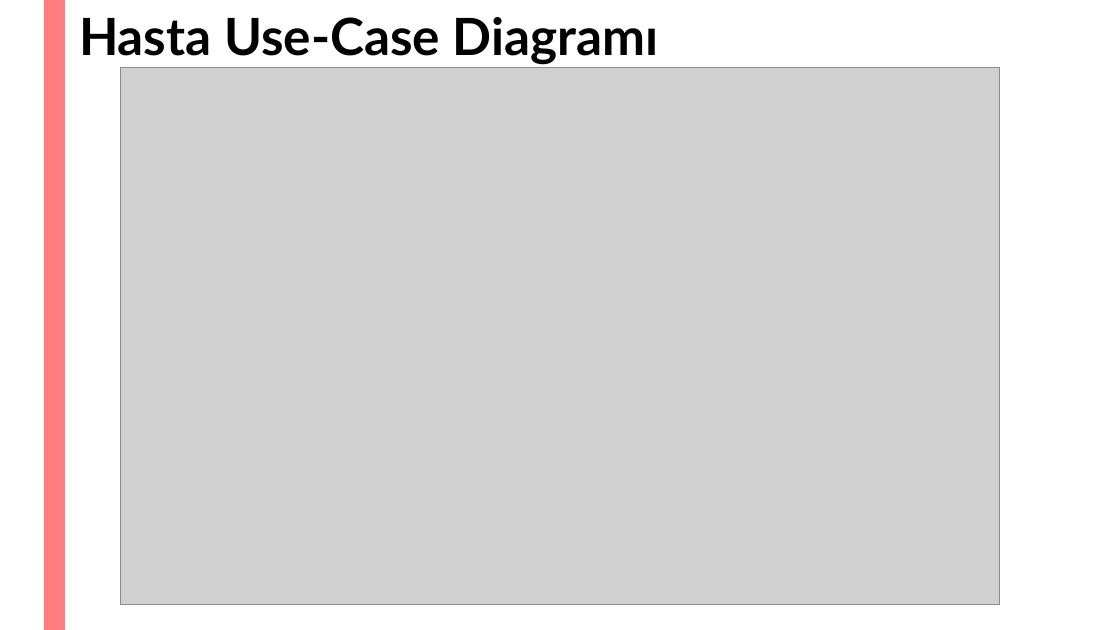
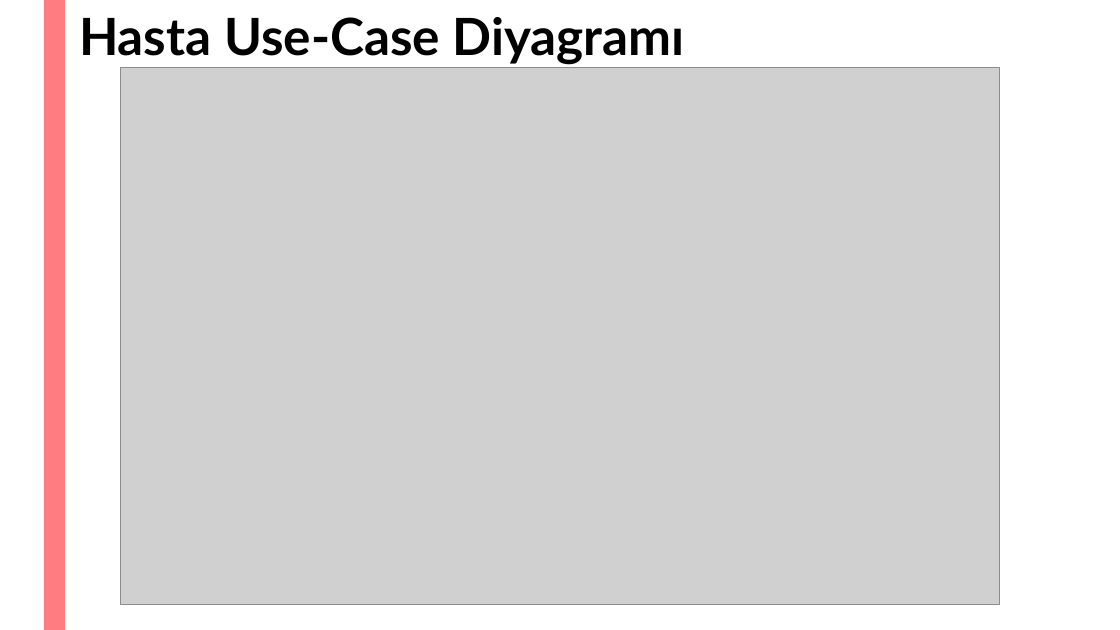
Before and after one commit to turanemircan/HospitalManagementSystem, a slide deck: slide 10 of HospitalManagementSystemSunum.pptx. Drawn at 1120x630 pixels with LibreOffice and Linux fonts; fonts in the diff are those of the drawing; grey boxes stand for pictures. Boxes give left, top, right and bottom in pixels: in the first picture for what was removed or moved away, otherwise in the second. Text is boxed around its words. In the diff, an @@ line names an element or a change of style, - is before the commit and + after.

```diff
--- a/HospitalManagementSystemSunum.pptx
+++ b/HospitalManagementSystemSunum.pptx
@@ title at (79,17,685,65): text changed @@
-Hasta Use-Case Diagramı
+Hasta Use-Case Diyagramı
```
Also in this commit, not shown: 5 other slides changed, 1 slide added.
